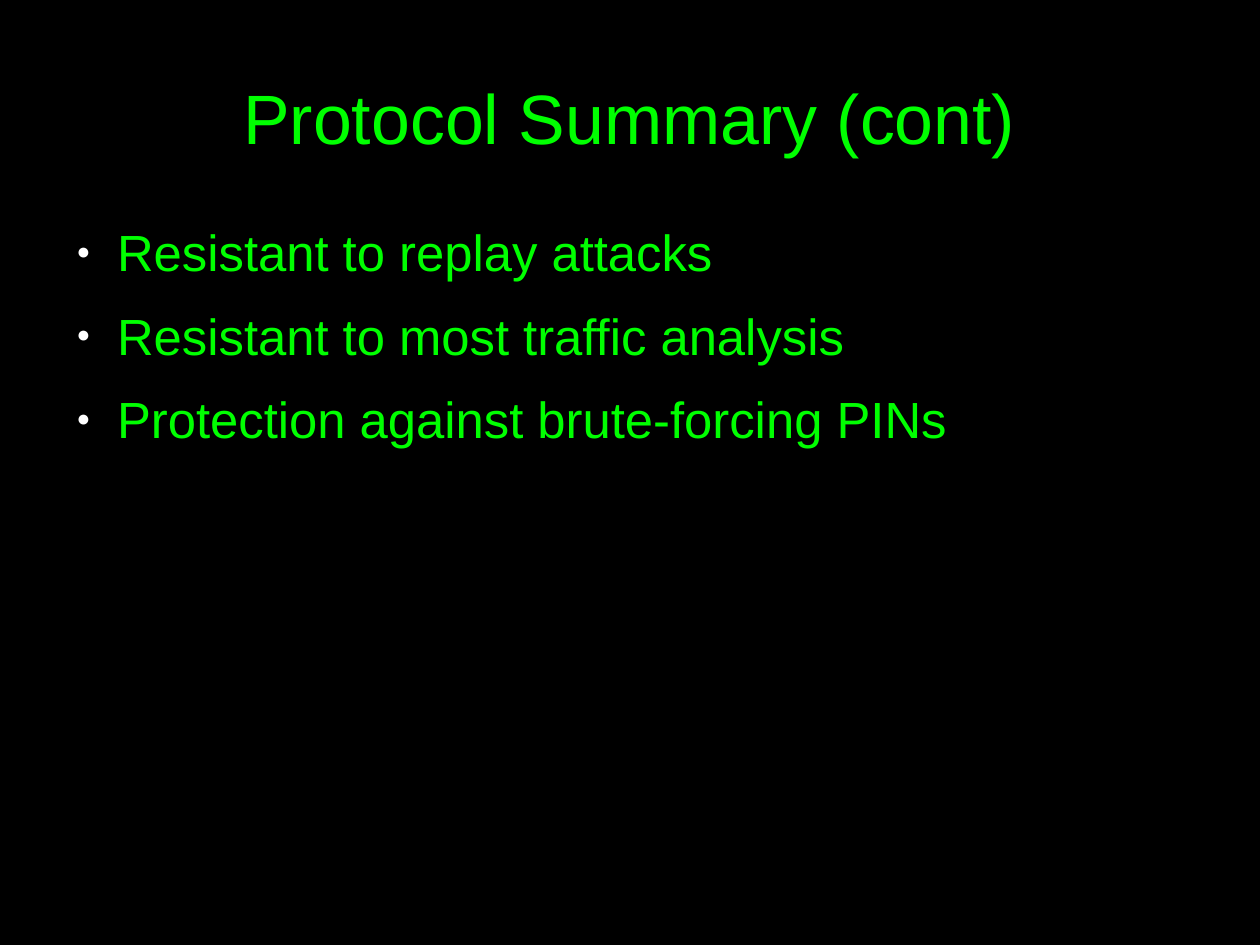
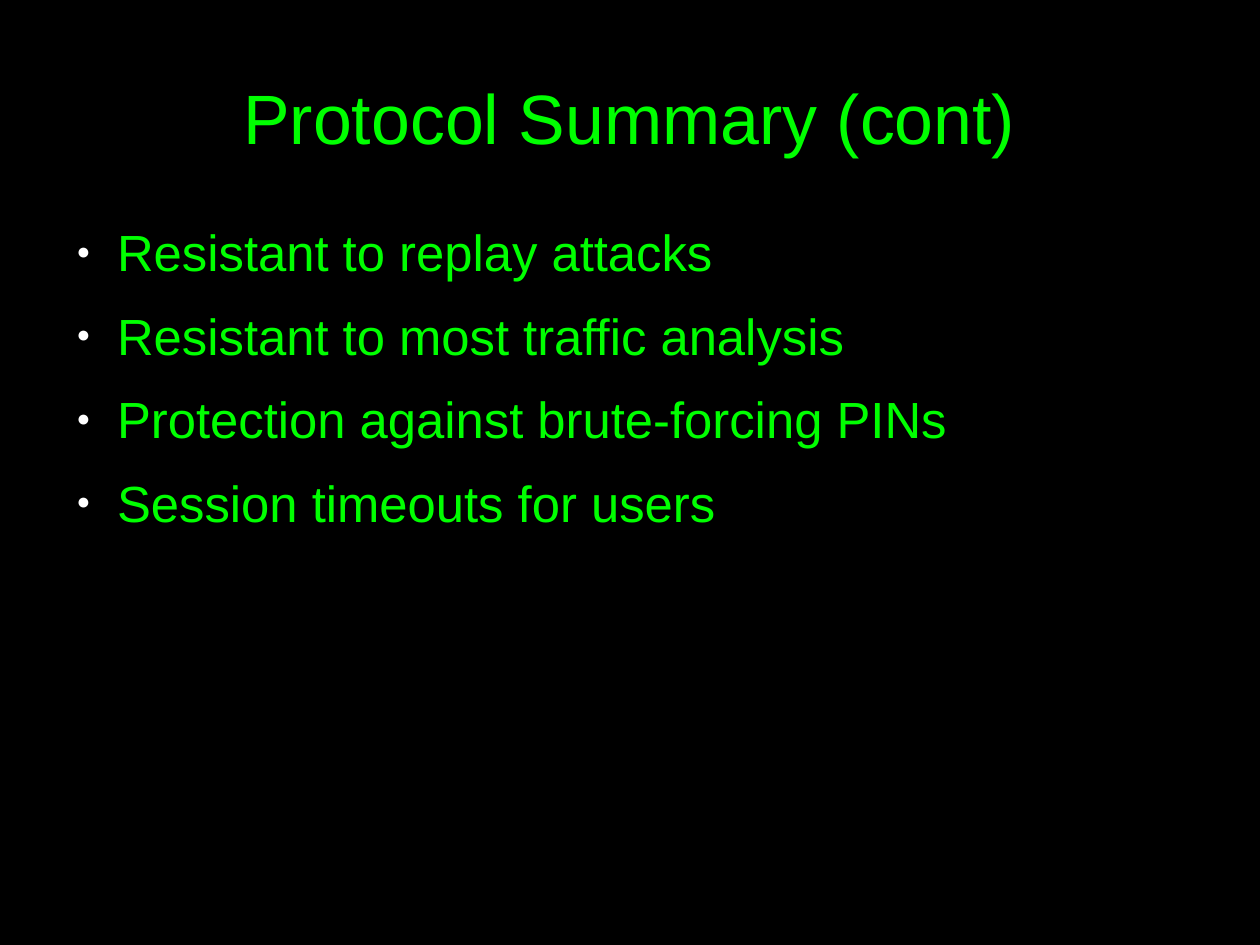
Before and after one commit to c00w/Crypto-Final-Project, a slide deck: slide 3 of Attack Presentation.odp. Drawn at 1260x945 pixels with LibreOffice and Linux fonts; fonts in the diff are those of the drawing. Boxes give left, top, right and bottom in pixels: in the first picture for what was removed or moved away, otherwise in the second. Text is boxed around its words. In the diff, an @@ line names an element or a change of style, - is before the commit and + after.

Commit message:
w/e

```diff
--- a/Attack Presentation.odp
+++ b/Attack Presentation.odp
@@ text at bbox=[117, 485, 715, 523]: paragraph added @@
+● Session timeouts for users
```
Also in this commit, not shown: 1 slide added.
